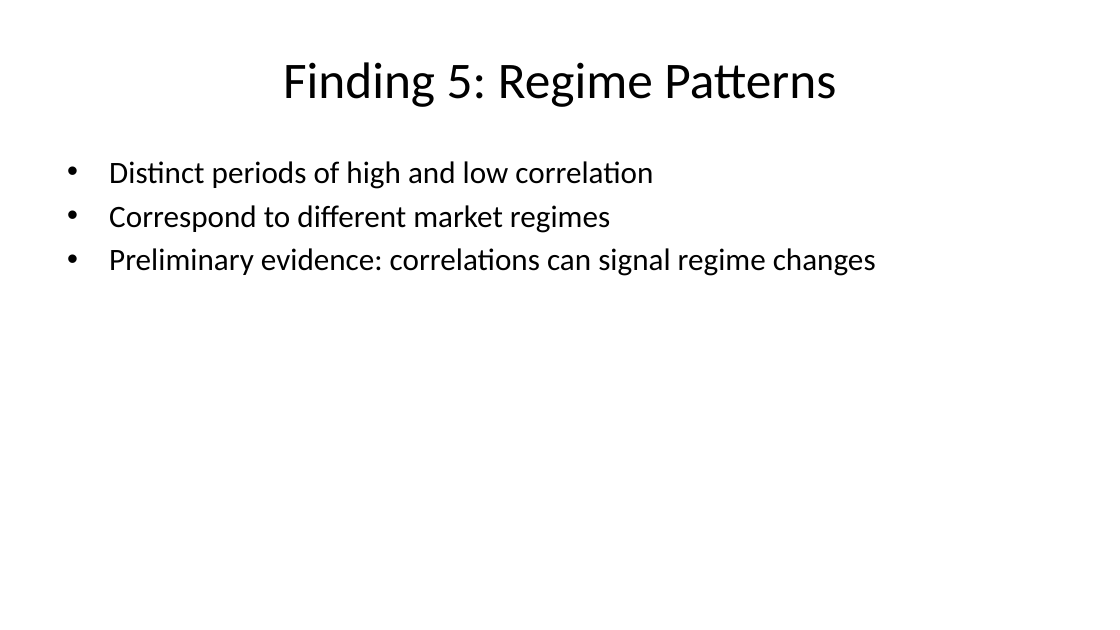
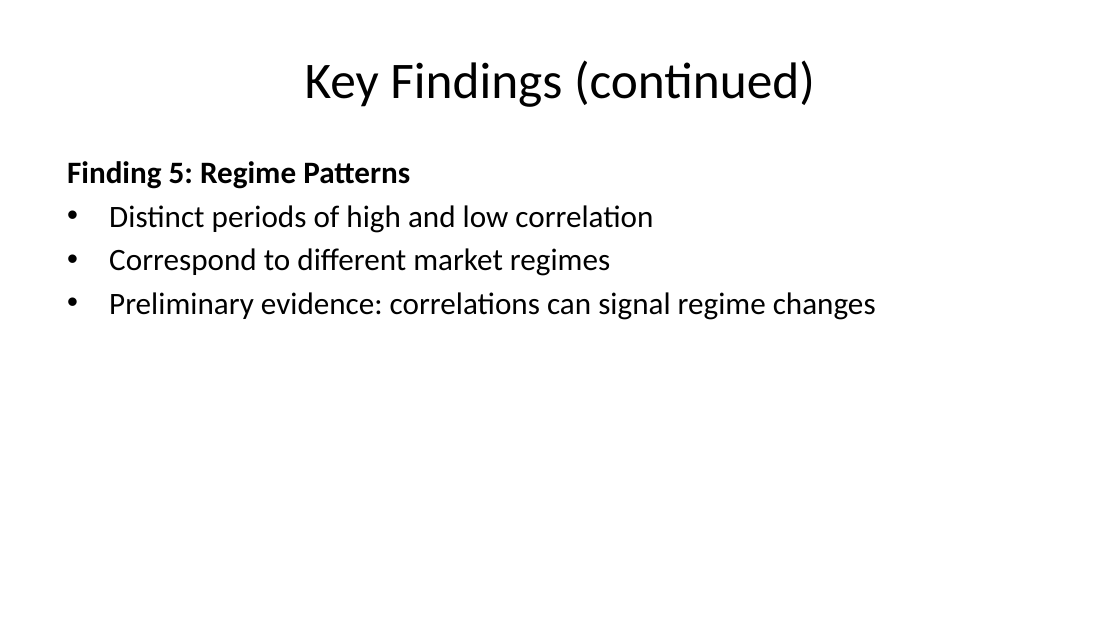
Before and after one commit to SakethKanchi/Cryptocurrency_Commodity_Correlation, a slide deck: slide 30 of presentation.pptx (slide 32 before the commit). Drawn at 1120x630 pixels with LibreOffice and Linux fonts; fonts in the diff are those of the drawing. Boxes give left, top, right and bottom in pixels: in the first picture for what was removed or moved away, otherwise in the second. Text is boxed around its words. In the diff, an @@ line names an element or a change of style, - is before the commit and + after.

```diff
--- a/presentation.pptx
+++ b/presentation.pptx
@@ title at (305,60,815,107): text changed @@
-Finding 5: Regime Patterns
+Key Findings (continued)
@@ text at (67,161,410,189): paragraph added @@
+Finding 5: Regime Patterns
```
Also in this commit, not shown: 11 other slides changed, 1 slide added, 5 slides removed, 34 other files.
